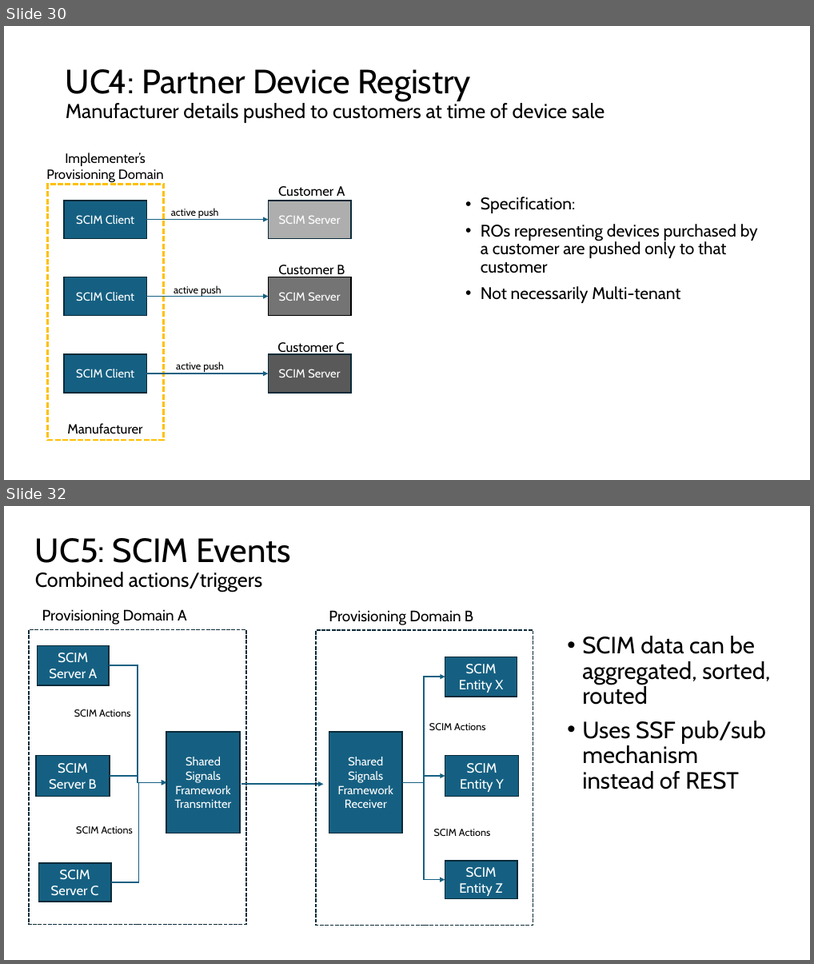
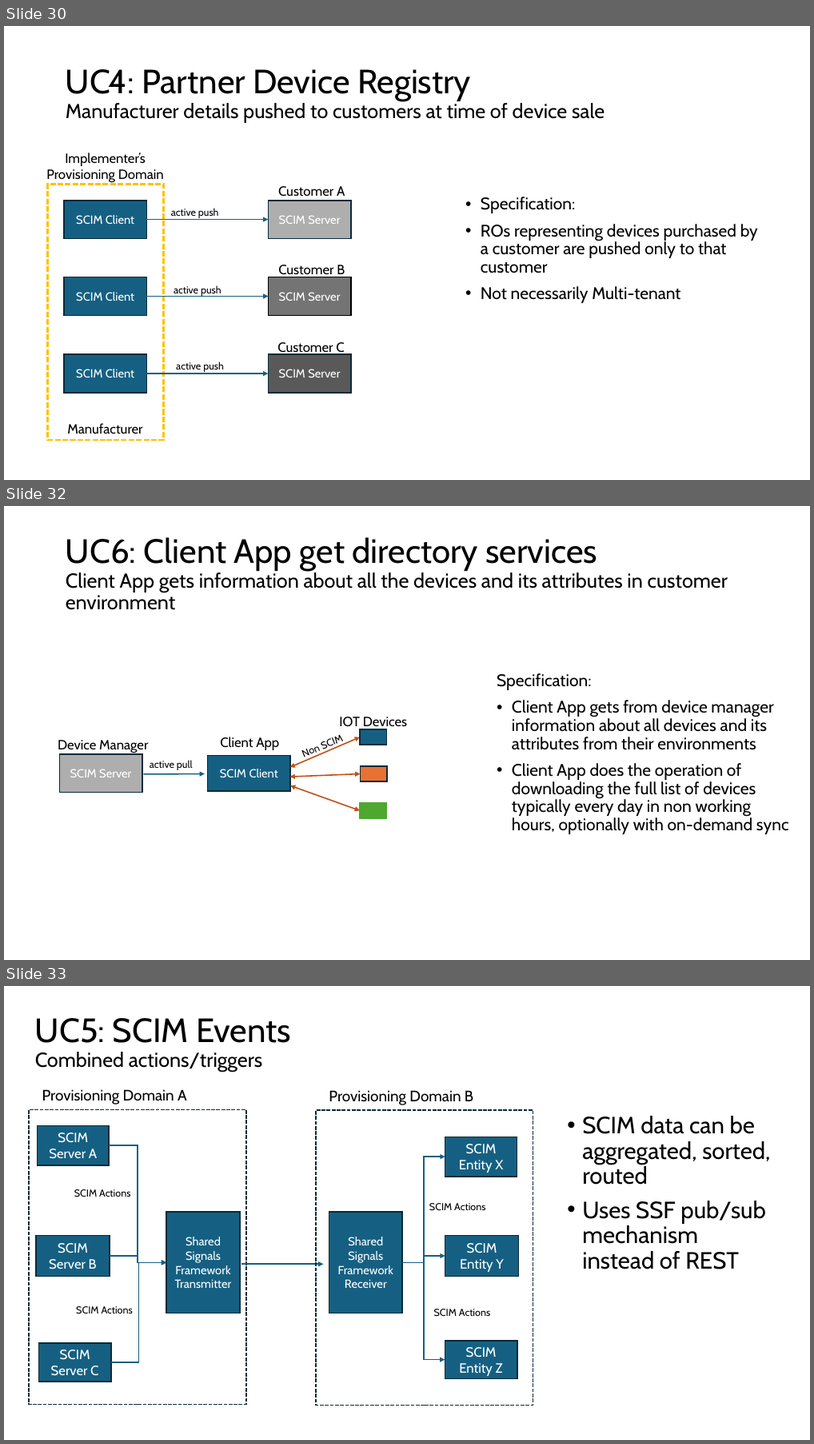
Before and after one commit to pamelatech/scim-use-case-revamp, a slide deck: Use Cases 29 Mar 2024.pptx. Shown one above the other, each under a label of ours: slides 30 and 32 before the commit, slides 30, 32 and 33 after it; the slides between them are not shown. The pictures are 814x964 and 814x1444 pixels, drawn with LibreOffice and Linux fonts; fonts in the diff are those of the drawing. Boxes give left, top, right and bottom in pixels: in the first picture for what was removed or moved away, otherwise in the second. Text is boxed around its words. In the diff, an @@ line names an element or a change of style, - is before the commit and + after.

```diff
--- a/Use Cases 29 Mar 2024.pptx
+++ b/Use Cases 29 Mar 2024.pptx
@@ slide 32 added at <box>4,506,810,960</box>, background #FFFFFF @@
@@ title added at <box>66,537,728,610</box>, 24 pt, text #000000 @@
+UC6: Client App get directory services
+Client App gets information about all the devices and its attributes in customer environment
@@ text added at <box>497,673,790,834</box>, 20 pt, text #000000 @@
+Specification:
+• Client App gets from device manager information about all devices and its attributes from their environments
+• Client App does the operation of downloading the full list of devices typically every day in non working hours, optionally with on-demand sync
@@ text added at <box>339,716,407,729</box>, 16 pt, text #000000 @@
+IOT Devices
@@ text added at <box>58,740,148,752</box>, 16 pt, text #000000 @@
+Device Manager
@@ text added at <box>220,736,279,750</box>, 16 pt, text #000000 @@
+Client App
@@ double arrow added from (290, 768) to (360, 737), #C04F15 1.5 pt @@
@@ rectangle added at <box>360,729,387,744</box>, fill #156082, outline #092A39 1.5 pt @@
@@ rectangle added at <box>60,754,142,792</box>, fill #AEAEAE, outline #092A39 1.5 pt, 14 pt, text #FFFFFF @@
+SCIM Server
@@ text added at <box>150,760,193,770</box>, 12 pt, text #000000 @@
+active pull
@@ rectangle added at <box>208,756,290,791</box>, fill #156082, outline #092A39 1.5 pt, 14 pt, text #FFFFFF @@
+SCIM Client
@@ text added at <box>304,746,321,760</box>, 12 pt, text #000000 @@
+Non SCIM
@@ rectangle added at <box>360,766,387,781</box>, fill #E97132, outline #092A39 1.5 pt @@
@@ arrow added from (144, 774) to (205, 774), #156082 1.5 pt @@
@@ double arrow added from (290, 776) to (360, 774), #C04F15 1.5 pt @@
@@ double arrow added from (290, 785) to (360, 810), #C04F15 1.5 pt @@
@@ rectangle added at <box>360,803,387,818</box>, fill #4EA72E, outline #4EA72E 1.5 pt @@
@@ what was slide 32 is now slide 33 @@
```
Also in this commit, not shown: 2 slides changed, 1 other slide added, 2 slides removed.
